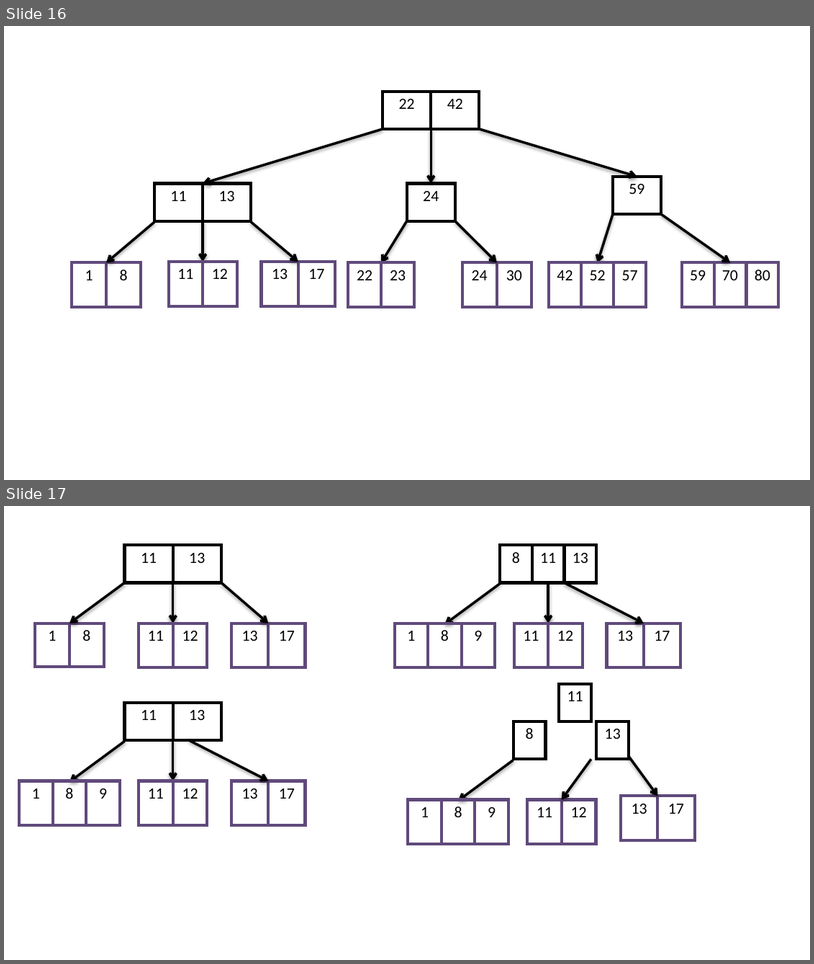
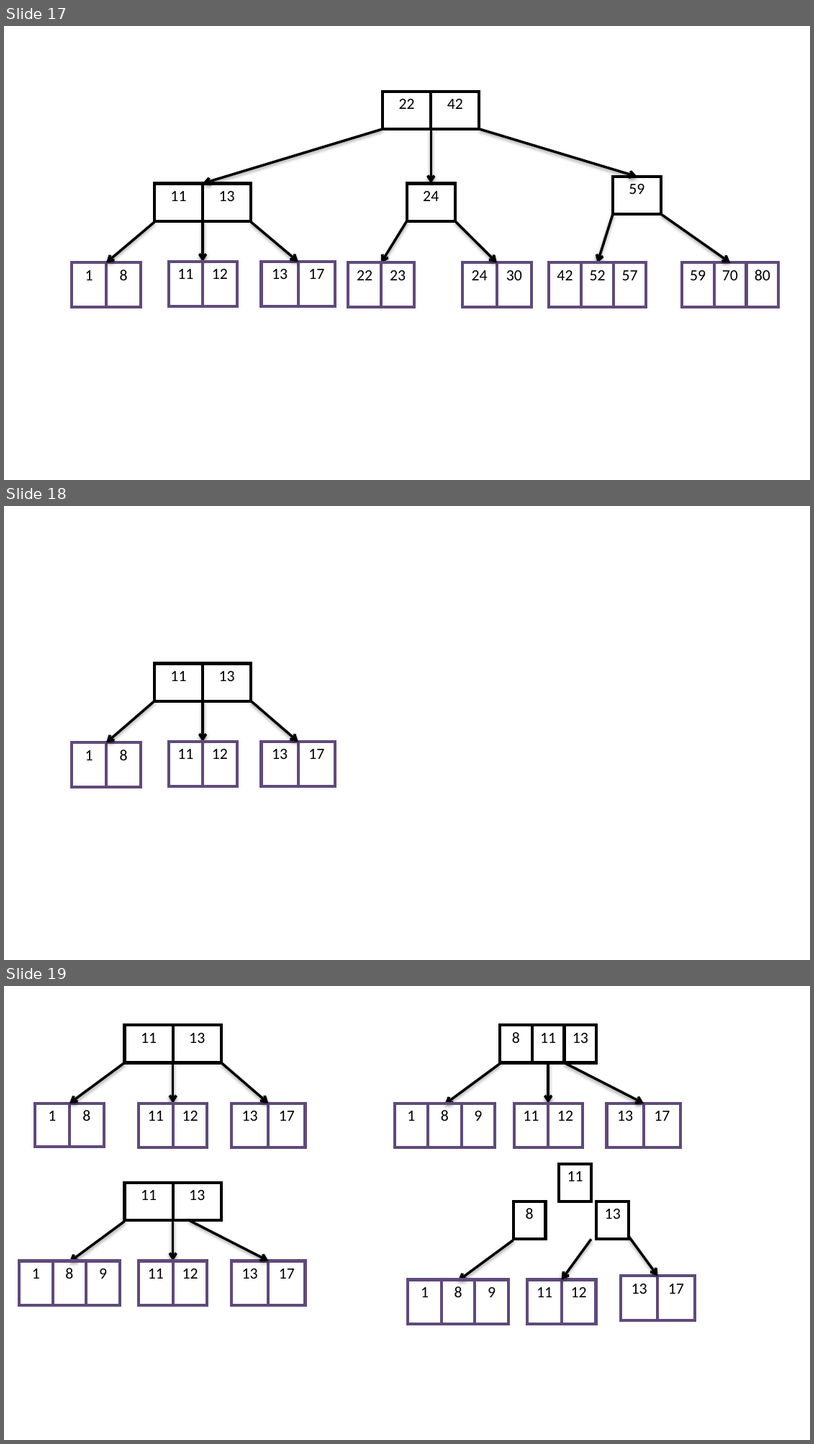
Before and after one commit to niemasd/Data-Structures-Textbook, a slide deck: figures/Chapter 3 - Tree Structures/3.9 - B+ Trees.pptx. Shown one above the other, each under a label of ours: slides 16 and 17 before the commit, slides 17, 18 and 19 after it. The pictures are 814x964 and 814x1444 pixels, drawn with LibreOffice and Linux fonts; fonts in the diff are those of the drawing. Boxes give left, top, right and bottom in pixels: in the first picture for what was removed or moved away, otherwise in the second. Text is boxed around its words. In the diff, an @@ line names an element or a change of style, - is before the commit and + after.

```diff
--- a/figures/Chapter 3 - Tree Structures/3.9 - B+ Trees.pptx
+++ b/figures/Chapter 3 - Tree Structures/3.9 - B+ Trees.pptx
@@ slide 18 added at (x1=4, y1=506, x2=810, y2=960), background #FFFFFF @@
@@ table added at (x1=154, y1=663, x2=252, y2=701), 1 rows, 2 columns @@
+11 | 13
@@ arrow added from (154, 701) to (106, 742), #000000 2.25 pt @@
@@ arrow added from (203, 701) to (203, 741), #000000 2.25 pt @@
@@ arrow added from (252, 701) to (298, 741), #000000 2.25 pt @@
@@ table added at (x1=72, y1=742, x2=141, y2=787), 1 rows, 2 columns @@
+1 | 8
@@ table added at (x1=168, y1=741, x2=237, y2=786), 1 rows, 2 columns @@
+11 | 12
@@ table added at (x1=261, y1=741, x2=335, y2=786), 1 rows, 2 columns @@
+13 | 17
@@ what was slide 16 is now slide 17 @@
@@ what was slide 17 is now slide 19 @@
```
Also in this commit, not shown: 1 slide changed, 1 other slide added, 29 other files.
